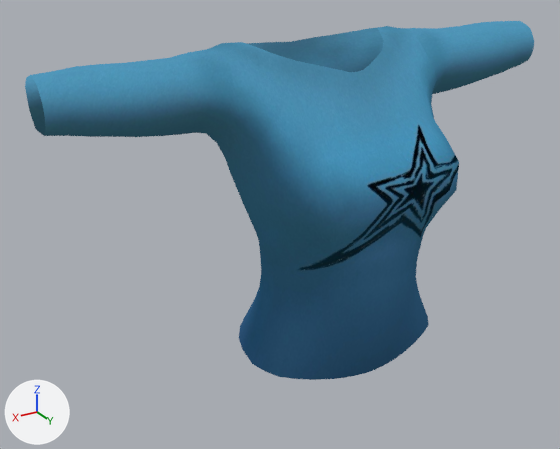
The glTF model parts/tops_rib_top_female_1.glb: old version first, new version second.
The view is the same before and after, from a 50 mm lens placed at (0.477, 0.697, 1.44), pointed at (0.051, -0.013, 1.084). Lighting does not change. The marker at lower left points along +X, +Y and +Z. The first picture is the older version. Vertices at exactly the same position are counted once.

The scene before the commit, as lines of its bpy script (objects in view):
```python
me_mesh = bpy.data.meshes.new('Mesh')
me_mesh.from_pydata(...)  # 976 vertices, 1856 faces; spans x -0.311..0.311, y -0.079..0.134, z 0.933..1.295
me_mesh.materials.append(mat_rib_2x2_468gsm_11416402)
ob_shirt_quads = bpy.data.objects.new('shirt_quads', me_mesh)
ob_shirt_quads.location = (0.0, 0.0, 0.0)
```
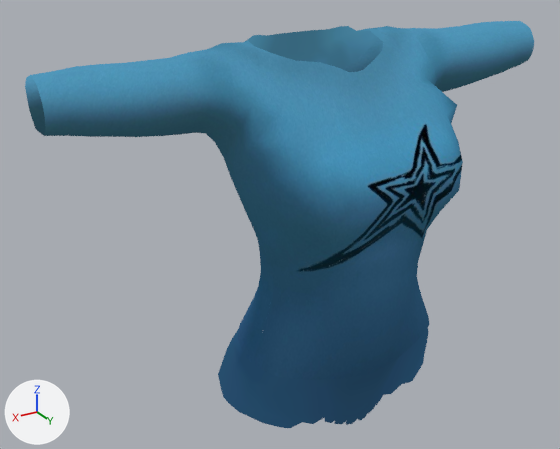
The change, as JSON lines over the scene's bpy script:
```json
{"block": "me_mesh", "where": "# used by ob_shirt_quads; location = (0.0, 0.0, 0.0)"}
{"op": "remove", "block": "me_mesh", "code": "me_mesh.from_pydata(...)  # 976 vertices, 1856 faces; spans x -0.311..0.311, y -0.079..0.134, z 0.933..1.295"}
{"op": "add", "block": "me_mesh", "code": "me_mesh.from_pydata(...)  # 1467 vertices, 2530 faces; spans x -0.311..0.311, y -0.089..0.136, z 0.847..1.296"}
{"block": "me_mesh", "change": "me_mesh part 1: a new loose piece of 244 vertices spanning x -0.139..0.139, y -0.089..0.11, z 0.847..1.012, in mat_rib_2x2_468gsm_11416402"}
{"block": "me_mesh", "change": "me_mesh part 2: a new loose piece of 111 vertices spanning x -0.118..0.118, y -0.076..-0.002, z 1.233..1.296, in mat_rib_2x2_468gsm_11416402"}
{"block": "me_mesh", "change": "me_mesh part 3: 308 vertices moved from x -0.124..0.124, y -0.079..0.134, z 0.933..1.277 to x -0.141..0.141, y -0.082..0.136, z 0.932..1.28; 42 vertices removed from x -0.129..0.129, y -0.001..0.065, z 0.951..1.198; 80 vertices added at x -0.137..0.137, y -0.013..0.065, z 0.951..1.272"}
{"block": "me_mesh", "change": "other edits to the shape of me_mesh do not show in these pictures"}
```

Pixel boxes (x1, y1, x2, y2) of what changed, in the pictures (560 x 449 px; the box of a moved part takes in the faces that stretch with it):
```json
{"object": "shirt_quads", "change": "reshaped", "before": [25, 21, 534, 380], "after": [25, 21, 534, 428], "on screen": "13% taller"}
{"part": 1, "of": "me_mesh", "change": "added", "after": [218, 307, 428, 428], "on screen": "blue"}
{"part": 2, "of": "me_mesh", "change": "added", "after": [243, 26, 384, 69], "on screen": "blue"}
{"part": 3, "of": "me_mesh", "change": "moved or reshaped", "before": [208, 51, 459, 380], "after": [208, 51, 463, 380]}
```
